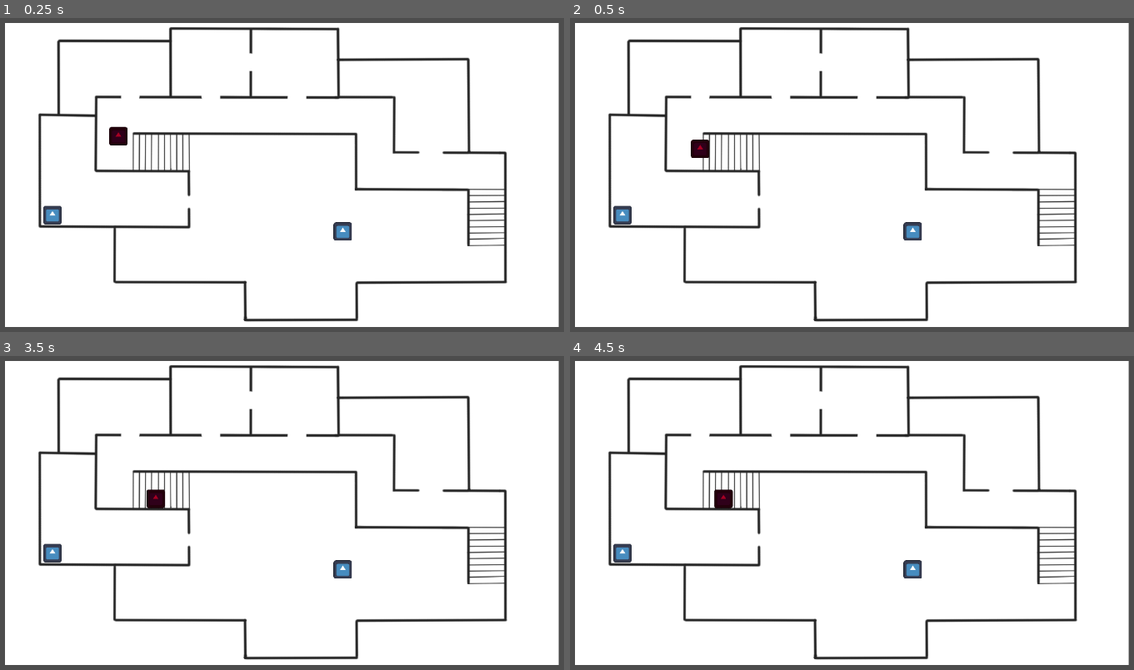
Above: before the commit, frames 1-4 (two rows, left to right).
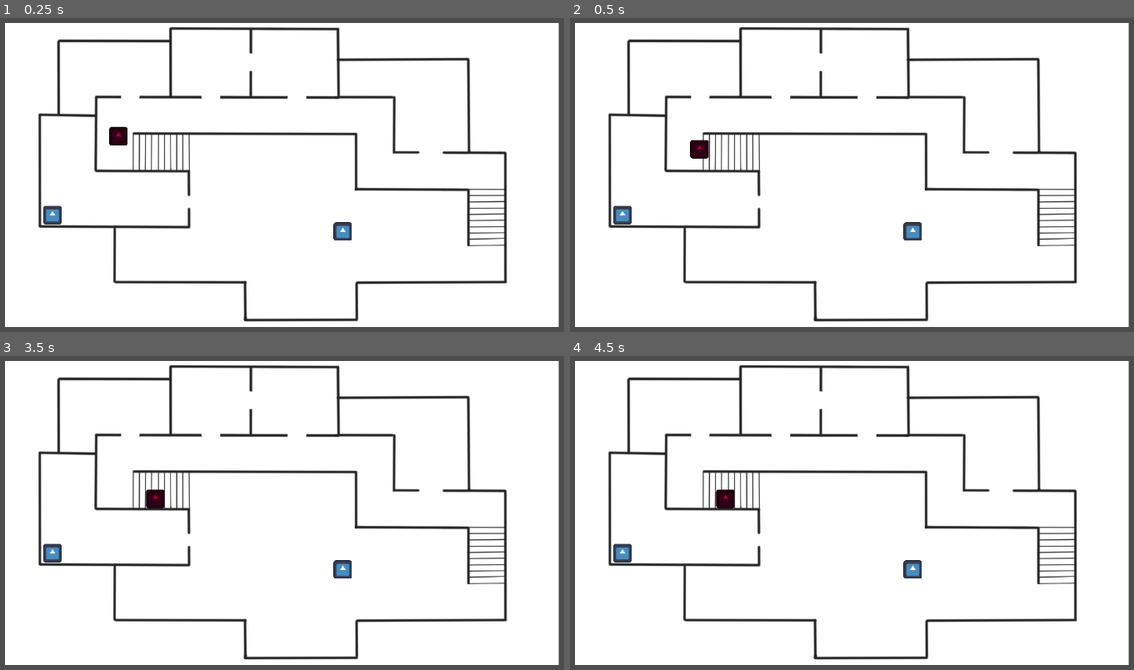
Above: after the commit, the same moments.

Repository: Linkipoo/GodotWildJam56
Game: Godot game, scene res://node_2d.tscn
Same seed, same stepped clock (60 frames per second), same inputs: the game is played once before the commit and once after it. The engine's default icon, where the game draws it, is replaced by a stand-in: a white triangle on a blue panel in a dark square.
Inputs (mouse positions are in pixels of both pictures, inside the frame that each line leads up to):
- Up to frame 1 (0.25 s): no input
- Up to frame 2 (0.5 s): no input
- Up to frame 3 (3.5 s): move the mouse to (423, 494) at 0.52 s; move the mouse to (146, 531) at 1.27 s; move the mouse to (344, 431) at 2.02 s; move the mouse to (242, 588) at 2.77 s
- Up to frame 4 (4.5 s): move the mouse to (1049, 569) at 3.52 s; move the mouse to (648, 456) at 4.27 s

Frame 1 is identical in both runs. In frame 2, less than 0.1% of the frame differs, in the area x 21-25%, y 38-45%; in frame 3, less than 0.1%; in frame 4, less than 0.1%, in the area x 25-30%, y 42-49%.

Commit message:
Tweaking Wall Collisions
Added One-Way collisions for the drop-downs from downstairs

Diff:
--- a/Demo/node_2d.tscn
+++ b/Demo/node_2d.tscn
@@ -242,8 +242,8 @@
 shape = SubResource("RectangleShape2D_8yhq6")
 
 [node name="CollisionShape2D20" type="CollisionShape2D" parent="Walls/StaticBody2D"]
-position = Vector2(-113, -140)
-scale = Vector2(90.82, 1)
+position = Vector2(-165, -140)
+scale = Vector2(79.22, 1)
 shape = SubResource("RectangleShape2D_8yhq6")
 
 [node name="CollisionShape2D21" type="CollisionShape2D" parent="Walls/StaticBody2D"]
@@ -252,9 +252,21 @@
 shape = SubResource("RectangleShape2D_8yhq6")
 
 [node name="CollisionShape2D22" type="CollisionShape2D" parent="Walls/StaticBody2D"]
-position = Vector2(-726, -204)
-scale = Vector2(23.78, 1)
-shape = SubResource("RectangleShape2D_8yhq6")
+position = Vector2(-772, -204)
+scale = Vector2(13.22, 1)
+shape = SubResource("RectangleShape2D_8yhq6")
+
+[node name="CollisionShape2D35" type="CollisionShape2D" parent="Walls/StaticBody2D"]
+position = Vector2(-678, -204)
+scale = Vector2(-10.78, -1)
+shape = SubResource("RectangleShape2D_8yhq6")
+one_way_collision = true
+
+[node name="CollisionShape2D36" type="CollisionShape2D" parent="Walls/StaticBody2D"]
+position = Vector2(219, -138)
+scale = Vector2(-10.78, -1)
+shape = SubResource("RectangleShape2D_8yhq6")
+one_way_collision = true
 
 [node name="CollisionShape2D23" type="CollisionShape2D" parent="Walls/StaticBody2D"]
 position = Vector2(-568, -462)
@@ -263,7 +275,7 @@
 
 [node name="CollisionShape2D24" type="CollisionShape2D" parent="Walls/StaticBody2D"]
 position = Vector2(-373, -267)
-scale = Vector2(25.3, 1)
+scale = Vector2(22.7, 1)
 shape = SubResource("RectangleShape2D_8yhq6")
 
 [node name="CollisionShape2D25" type="CollisionShape2D" parent="Walls/StaticBody2D"]
